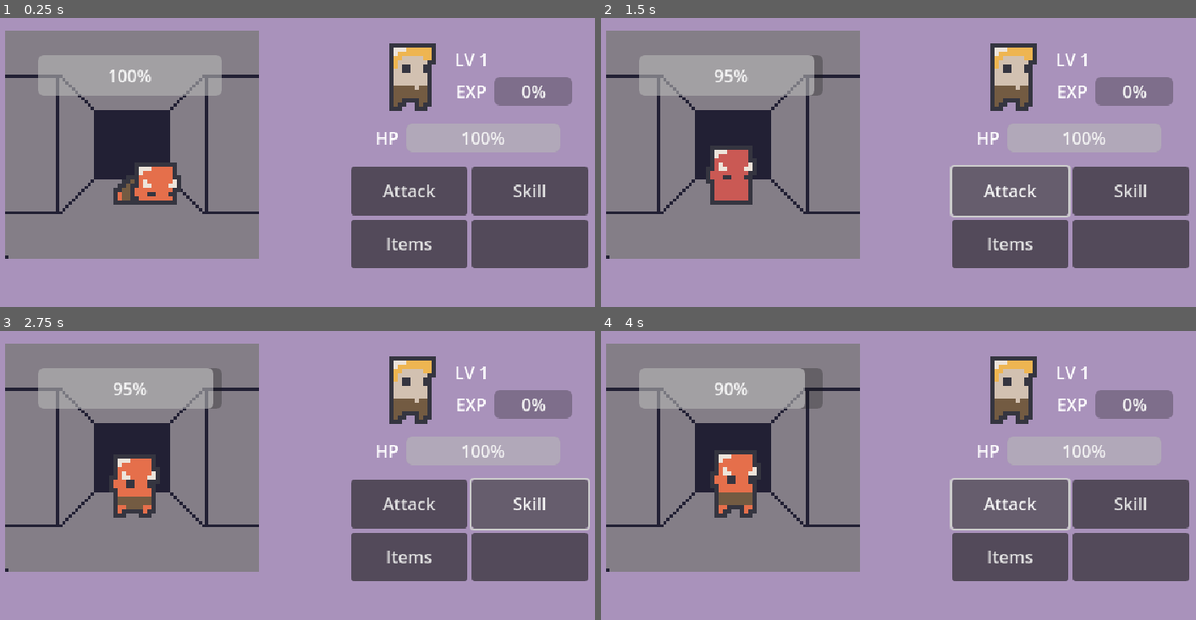
Above: before the commit, frames 1-4 (two rows, left to right).
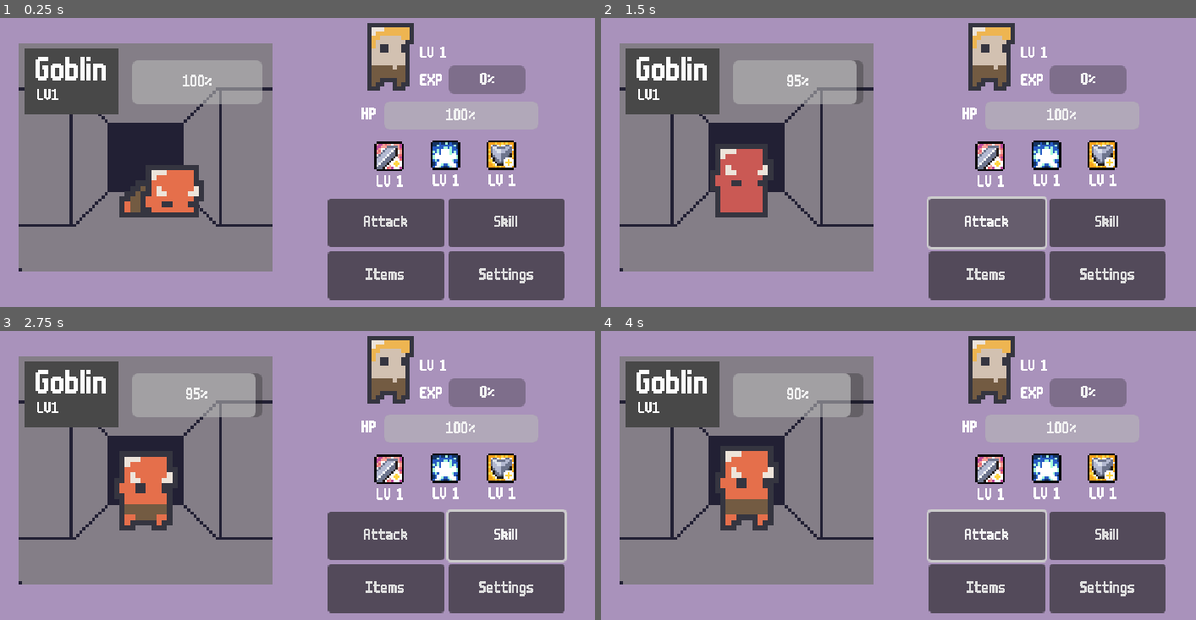
Above: after the commit, the same moments.

Repository: THE21Falcam/Dungeon-Madness
Game: Godot game, scene res://Main World/Layout/Landscape.tscn
Two runs of this game, one before a commit and one after it. Both use one fixed random seed, a clock stepped at 60 frames per second and the inputs below.
Inputs (mouse positions are in pixels of both pictures, inside the frame that each line leads up to; where the layout moved, square brackets give the same spot in the first picture):
- Up to frame 1 (0.25 s): no input
- Up to frame 2 (1.5 s): click (1106, 275) [1130, 243] at 0.5 s; click "Attack" at 1.25 s
- Up to frame 3 (2.75 s): click "Skill" at 2 s
- Up to frame 4 (4 s): click "Items" at 2.75 s; click "Attack" at 3.5 s

The runs differ from the first frame. In frame 1, 36% of the frame differs, in the area x 0-99%, y 1-98%; in frame 2, 36%; in frame 3, 36%; in frame 4, 36%.

Commit message:
Added Some Icons for Game Updated Layout For the Game

Diff:
--- a/Main World/Layout/Landscape.tscn
+++ b/Main World/Layout/Landscape.tscn
@@ -1,15 +1,20 @@
-[gd_scene load_steps=7 format=3 uid="uid://b72pmf3gs41en"]
+[gd_scene load_steps=10 format=3 uid="uid://b72pmf3gs41en"]
 
 [ext_resource type="Texture2D" uid="uid://bhxp5gtrgr8td" path="res://Assets/Created by Master/DungenLayout.png" id="1_2tp7a"]
 [ext_resource type="Script" uid="uid://bc4jcj26fxylq" path="res://Main World/main_world.gd" id="1_oua0k"]
-[ext_resource type="PackedScene" uid="uid://buyp78y802gnt" path="res://Main GUI/Settings/settings.tscn" id="2_2tp7a"]
+[ext_resource type="FontFile" uid="uid://c86kjdml2jtfw" path="res://Assets/m6x11.ttf" id="2_3p1nf"]
 [ext_resource type="PackedScene" uid="uid://c6kbe1mcxwwga" path="res://Dungen Foe/dungen_foe.tscn" id="2_gbj8d"]
+[ext_resource type="Texture2D" uid="uid://cpn8vglwg72bg" path="res://Assets/[VerArc Stash] Basic_Skills_and_Buffs/Buffs/attack_boost.png" id="3_dvrh3"]
 [ext_resource type="Texture2D" uid="uid://i7iwwefbsp7t" path="res://Assets/Dungeon Sprites by analogstudios/mHero_.png" id="3_gbj8d"]
-
-[sub_resource type="SpriteFrames" id="SpriteFrames_4f0rs"]
+[ext_resource type="Texture2D" uid="uid://cauuum3ud4ose" path="res://Assets/[VerArc Stash] Basic_Skills_and_Buffs/Buffs/defense_boost.png" id="4_iucys"]
+[ext_resource type="Texture2D" uid="uid://ra3vdcwk2kia" path="res://Assets/[VerArc Stash] Basic_Skills_and_Buffs/Buffs/ghost_form_(physical_damage_immunity).png" id="9_2tmv7"]
+
+[sub_resource type="Theme" id="Theme_dvrh3"]
+default_font = ExtResource("2_3p1nf")
 
 [node name="Main World" type="Node2D"]
 texture_filter = 1
+position = Vector2(1, 0)
 script = ExtResource("1_oua0k")
 
 [node name="ColorRect" type="ColorRect" parent="."]
@@ -22,18 +27,20 @@
 [node name="Extra UI" type="CanvasLayer" parent="."]
 
 [node name="Dungen GUI" type="Control" parent="Extra UI"]
+texture_filter = 1
 layout_mode = 3
 anchors_preset = 8
 anchor_left = 0.5
 anchor_top = 0.5
 anchor_right = 0.5
 anchor_bottom = 0.5
-offset_left = -320.0
+offset_left = -319.0
 offset_top = -180.0
-offset_right = 320.0
+offset_right = 321.0
 offset_bottom = 180.0
 grow_horizontal = 2
 grow_vertical = 2
+theme = SubResource("Theme_dvrh3")
 
 [node name="Foe HP Bar" type="ProgressBar" parent="Extra UI/Dungen GUI"]
 layout_mode = 1
@@ -42,10 +49,10 @@
 anchor_top = 0.5
 anchor_right = 0.5
 anchor_bottom = 0.5
-offset_left = -248.0
-offset_top = -85.0
-offset_right = -74.0
-offset_bottom = -46.0
+offset_left = -160.0
+offset_top = -80.0
+offset_right = -37.0
+offset_bottom = -38.0
 grow_horizontal = 2
 grow_vertical = 2
 max_value = 20.0
@@ -59,13 +66,15 @@
 anchor_top = 0.5
 anchor_right = 0.5
 anchor_bottom = 0.5
-offset_left = 71.0
-offset_top = -18.5
-offset_right = 93.0
-offset_bottom = 4.5
+offset_left = 57.0
+offset_top = -35.0
+offset_right = 71.0
+offset_bottom = -21.0
 grow_horizontal = 2
 grow_vertical = 2
 text = "HP"
+horizontal_alignment = 1
+vertical_alignment = 1
 
 [node name="Hero HP Bar" type="ProgressBar" parent="Extra UI/Dungen GUI/Hero HP Text"]
 layout_mode = 1
@@ -74,9 +83,9 @@
 anchor_top = 0.5
 anchor_right = 0.5
 anchor_bottom = 0.5
-offset_left = 18.0
+offset_left = 14.0
 offset_top = -13.5
-offset_right = 164.0
+offset_right = 160.0
 offset_bottom = 13.5
 grow_horizontal = 2
 grow_vertical = 2
@@ -91,10 +100,10 @@
 anchor_top = 0.5
 anchor_right = 0.5
 anchor_bottom = 0.5
-offset_left = 48.0
-offset_top = 21.0
-offset_right = 272.0
-offset_bottom = 117.0
+offset_left = 25.0
+offset_top = 51.0
+offset_right = 249.0
+offset_bottom = 147.0
 grow_horizontal = 2
 grow_vertical = 2
 columns = 2
@@ -122,57 +131,133 @@
 layout_mode = 2
 size_flags_horizontal = 3
 size_flags_vertical = 3
+text = "Settings"
 
 [node name="Level" type="Label" parent="Extra UI/Dungen GUI"]
 layout_mode = 0
-offset_left = 462.0
-offset_top = 88.0
-offset_right = 502.0
-offset_bottom = 111.0
-text = "LV 1"
-horizontal_alignment = 1
+offset_left = 432.0
+offset_top = 87.0
+offset_right = 486.0
+offset_bottom = 101.0
+text = "LV 1"
 vertical_alignment = 1
 
 [node name="EXP" type="Label" parent="Extra UI/Dungen GUI"]
 layout_mode = 0
-offset_left = 462.0
-offset_top = 118.0
-offset_right = 502.0
-offset_bottom = 141.0
+offset_left = 432.0
+offset_top = 113.0
+offset_right = 454.0
+offset_bottom = 127.0
 text = "EXP"
 horizontal_alignment = 1
 vertical_alignment = 1
 
 [node name="ProgressBar" type="ProgressBar" parent="Extra UI/Dungen GUI/EXP"]
 layout_mode = 0
-offset_left = 41.0
-offset_top = -2.0
-offset_right = 115.0
-offset_bottom = 25.0
-
-[node name="Settings" parent="Extra UI" instance=ExtResource("2_2tp7a")]
-visible = false
+offset_left = 27.0
+offset_top = -8.0
+offset_right = 100.0
+offset_bottom = 19.0
 
 [node name="Main Camera" type="Camera2D" parent="."]
 position = Vector2(320, 180)
 
 [node name="Player Profile" type="Sprite2D" parent="."]
 texture_filter = 1
-position = Vector2(424, 100)
+position = Vector2(403, 81)
 scale = Vector2(4, 4)
 texture = ExtResource("3_gbj8d")
 hframes = 8
 vframes = 6
 
-[node name="Dungen Hall" type="Sprite2D" parent="."]
-position = Vector2(161, 180)
+[node name="DungenLayout" type="Sprite2D" parent="."]
+position = Vector2(174, 192)
 scale = Vector2(3, 3)
 texture = ExtResource("1_2tp7a")
 
 [node name="Dungen Foe" parent="." instance=ExtResource("2_gbj8d")]
-position = Vector2(163, 189)
-
-[node name="Dungen Hero" type="AnimatedSprite2D" parent="."]
-sprite_frames = SubResource("SpriteFrames_4f0rs")
+position = Vector2(174, 189)
+scale = Vector2(5, 5)
+
+[node name="AttackBoost" type="Sprite2D" parent="."]
+position = Vector2(404, 191)
+scale = Vector2(2, 2)
+texture = ExtResource("3_dvrh3")
+
+[node name="Label" type="Label" parent="AttackBoost"]
+anchors_preset = -1
+anchor_top = 0.03125
+anchor_bottom = 0.03125
+offset_left = -6.0
+offset_top = 8.5
+offset_right = 20.0
+offset_bottom = 22.5
+scale = Vector2(0.5, 0.5)
+theme_override_fonts/font = ExtResource("2_3p1nf")
+text = "LV 1"
+horizontal_alignment = 1
+vertical_alignment = 1
+metadata/_edit_use_anchors_ = true
+
+[node name="DefenseBoost" type="Sprite2D" parent="."]
+position = Vector2(510, 190)
+scale = Vector2(2, 2)
+texture = ExtResource("4_iucys")
+
+[node name="Label" type="Label" parent="DefenseBoost"]
+offset_left = -6.5
+offset_top = 9.0
+offset_right = 19.5
+offset_bottom = 23.0
+scale = Vector2(0.5, 0.5)
+theme_override_fonts/font = ExtResource("2_3p1nf")
+text = "LV 1"
+horizontal_alignment = 1
+vertical_alignment = 1
+metadata/_edit_use_anchors_ = true
+
+[node name="GhostForm(physicalDamageImmunity)" type="Sprite2D" parent="."]
+position = Vector2(457, 190)
+scale = Vector2(2, 2)
+texture = ExtResource("9_2tmv7")
+
+[node name="Label" type="Label" parent="GhostForm(physicalDamageImmunity)"]
+offset_left = -6.5
+offset_top = 8.5
+offset_right = 19.5
+offset_bottom = 22.5
+scale = Vector2(0.5, 0.5)
+theme_override_fonts/font = ExtResource("2_3p1nf")
+theme_override_font_sizes/font_size = 16
+text = "LV 1"
+horizontal_alignment = 1
+vertical_alignment = 1
+metadata/_edit_use_anchors_ = true
+
+[node name="ColorRect3" type="ColorRect" parent="."]
+offset_left = 59.0
+offset_top = 89.0
+offset_right = 148.0
+offset_bottom = 151.0
+color = Color(0.28118682, 0.28118688, 0.28118682, 1)
+
+[node name="Label" type="Label" parent="ColorRect3"]
+layout_mode = 0
+offset_left = 11.0
+offset_top = 8.0
+offset_right = 45.0
+offset_bottom = 22.0
+scale = Vector2(2, 2)
+theme_override_fonts/font = ExtResource("2_3p1nf")
+text = "Goblin"
+
+[node name="Label2" type="Label" parent="ColorRect3"]
+layout_mode = 0
+offset_left = 12.0
+offset_top = 38.0
+offset_right = 33.0
+offset_bottom = 52.0
+theme_override_fonts/font = ExtResource("2_3p1nf")
+text = "LV1"
 
 [connection signal="pressed" from="Extra UI/Dungen GUI/GridContainer/Attack" to="." method="_on_attack_pressed"]
Binary file added: Assets/[VerArc Stash] Basic_Skills_and_Buffs/Buffs/attack_boost.png
Not shown, added: Assets/[VerArc Stash] Basic_Skills_and_Buffs/Buffs/attack_boost.png.import
Binary file added: Assets/[VerArc Stash] Basic_Skills_and_Buffs/Buffs/attack_speed_boost.png
Not shown, added: Assets/[VerArc Stash] Basic_Skills_and_Buffs/Buffs/attack_speed_boost.png.import
Binary file added: Assets/[VerArc Stash] Basic_Skills_and_Buffs/Buffs/critical_boost.png
Not shown, added: Assets/[VerArc Stash] Basic_Skills_and_Buffs/Buffs/critical_boost.png.import
Binary file added: Assets/[VerArc Stash] Basic_Skills_and_Buffs/Buffs/defense_boost.png
Not shown, added: Assets/[VerArc Stash] Basic_Skills_and_Buffs/Buffs/defense_boost.png.import
Binary file added: Assets/[VerArc Stash] Basic_Skills_and_Buffs/Buffs/element_boost.png
Not shown, added: Assets/[VerArc Stash] Basic_Skills_and_Buffs/Buffs/element_boost.png.import
Binary file added: Assets/[VerArc Stash] Basic_Skills_and_Buffs/Buffs/enemy_spawn_down.png
Not shown, added: Assets/[VerArc Stash] Basic_Skills_and_Buffs/Buffs/enemy_spawn_down.png.import
(and 89 more such lines)
